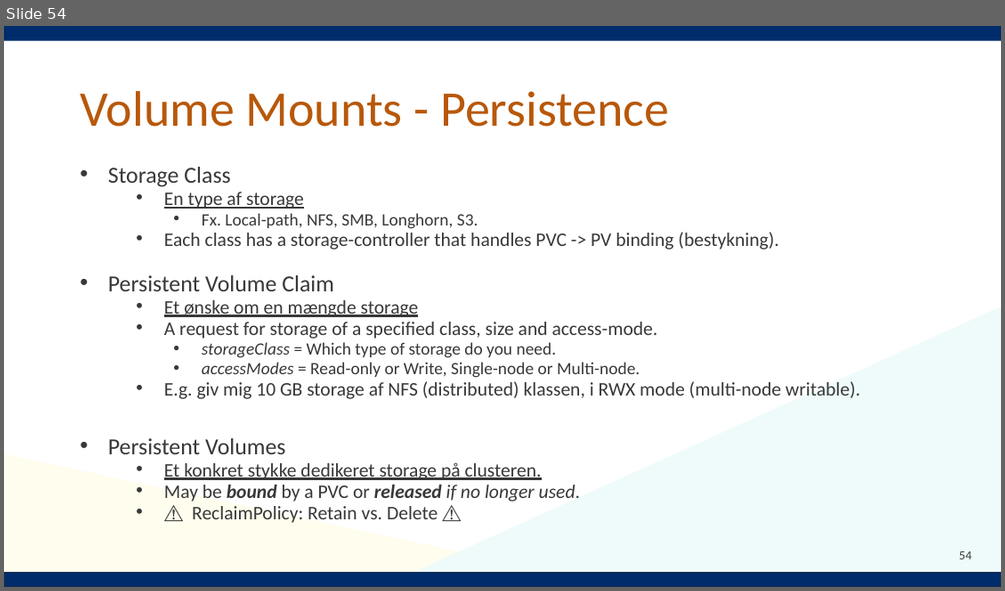
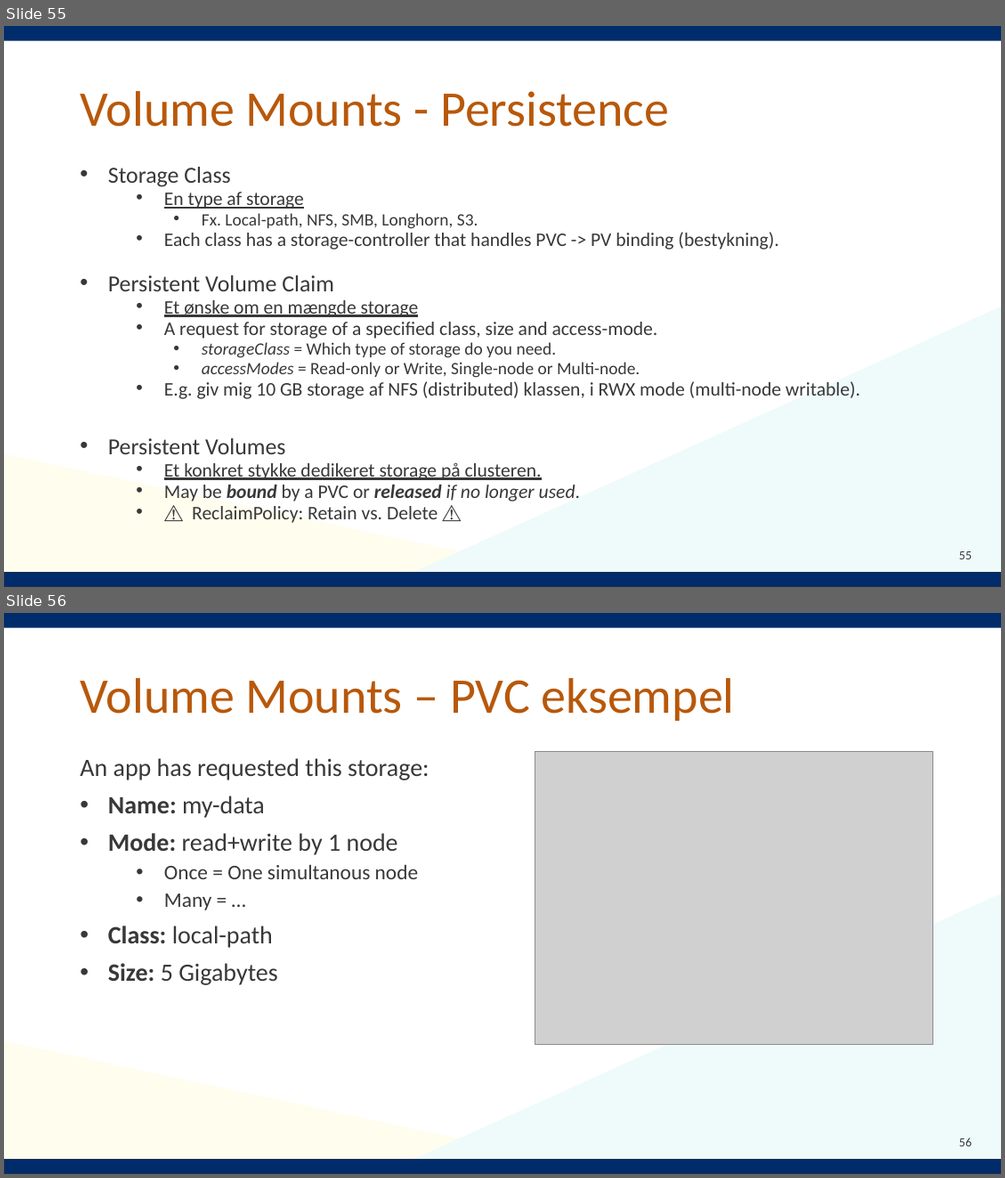
Before and after one commit to Notalib/workshop-kubernetes, a slide deck: Kubernetes_workshop.pptx. Shown one above the other, each under a label of ours: slide 54 before the commit, slides 55 and 56 after it. The pictures are 1005x591 and 1005x1178 pixels, drawn with LibreOffice and Linux fonts; fonts in the diff are those of the drawing; grey boxes stand for pictures; background and template pictures are left out. Boxes give left, top, right and bottom in pixels: in the first picture for what was removed or moved away, otherwise in the second. Text is boxed around its words. In the diff, an @@ line names an element or a change of style, - is before the commit and + after.

```diff
--- a/Kubernetes_workshop.pptx
+++ b/Kubernetes_workshop.pptx
@@ slide 56 added at [4,613,1001,1174], background #FFFFFF; not listed: 5 template elements that a slide beside it also shows @@
@@ title added at [80,678,735,721], 48 pt, text #B8580A @@
+Volume Mounts – PVC eksempel
@@ text added at [80,758,429,985], 24 pt, text #383838 @@
+An app has requested this storage:
+• Name: my-data
+• Mode: read+write by 1 node
+  • Once = One simultanous node
+  • Many = …
+• Class: local-path
+• Size: 5 Gigabytes
@@ picture added at [535,751,933,1045] @@
@@ what was slide 54 is now slide 55 @@
@@ page number at [959,551,971,559]: text changed @@
-54
+55
```
Also in this commit, not shown: 5 slides changed, 1 other slide added.
